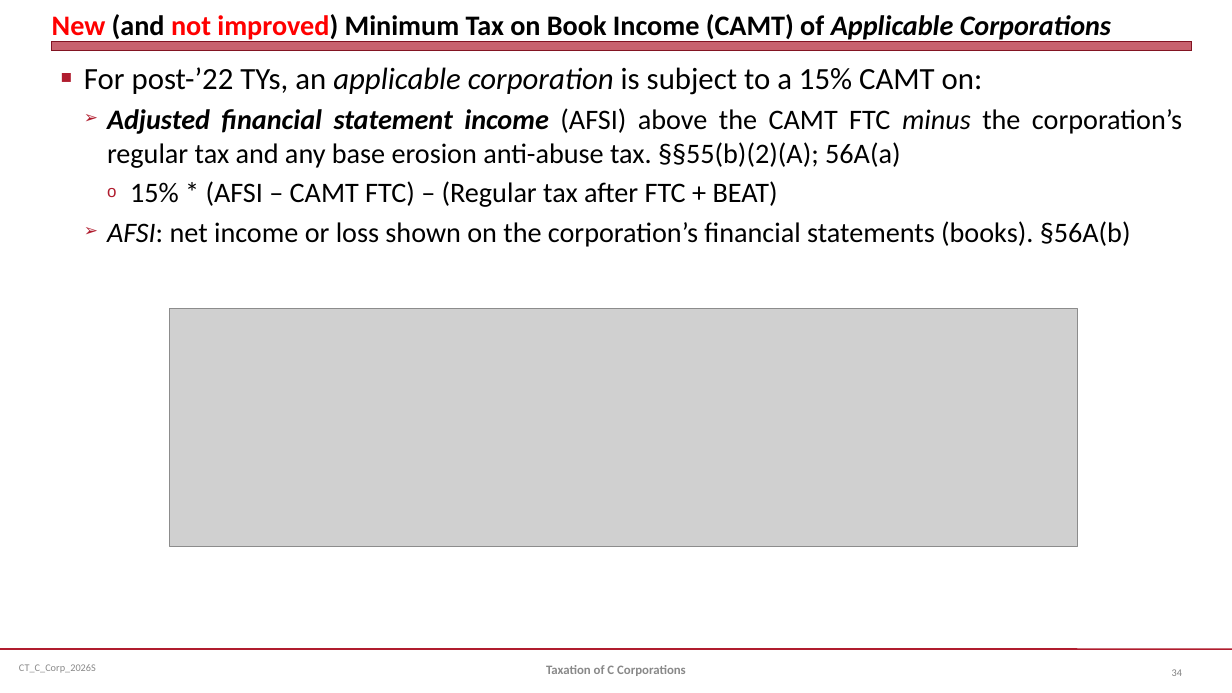
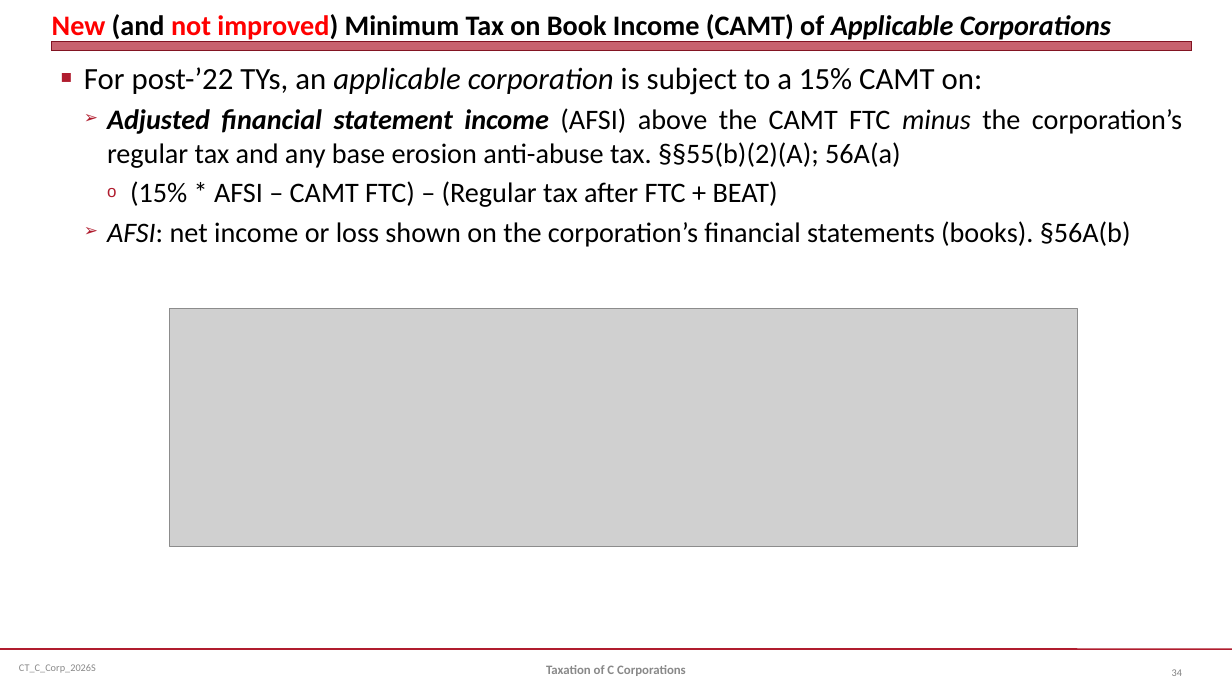
Before and after one commit to jmc877/Corporate-Tax, a slide deck: slide 34 of slides/CT_C_Corp_2026S.pptx. Drawn at 1232x693 pixels with LibreOffice and Linux fonts; fonts in the diff are those of the drawing; grey boxes stand for pictures. Boxes give left, top, right and bottom in pixels: in the first picture for what was removed or moved away, otherwise in the second. Text is boxed around its words. In the diff, an @@ line names an element or a change of style, - is before the commit and + after.

```diff
--- a/slides/CT_C_Corp_2026S.pptx
+++ b/slides/CT_C_Corp_2026S.pptx
@@ text at <box>130,181,778,207</box>: text changed @@
-    o 15% * (AFSI – CAMT FTC) – (Regular tax after FTC + BEAT)
+    o (15% * AFSI – CAMT FTC) – (Regular tax after FTC + BEAT)
```
Also in this commit, not shown: 3 other files.
